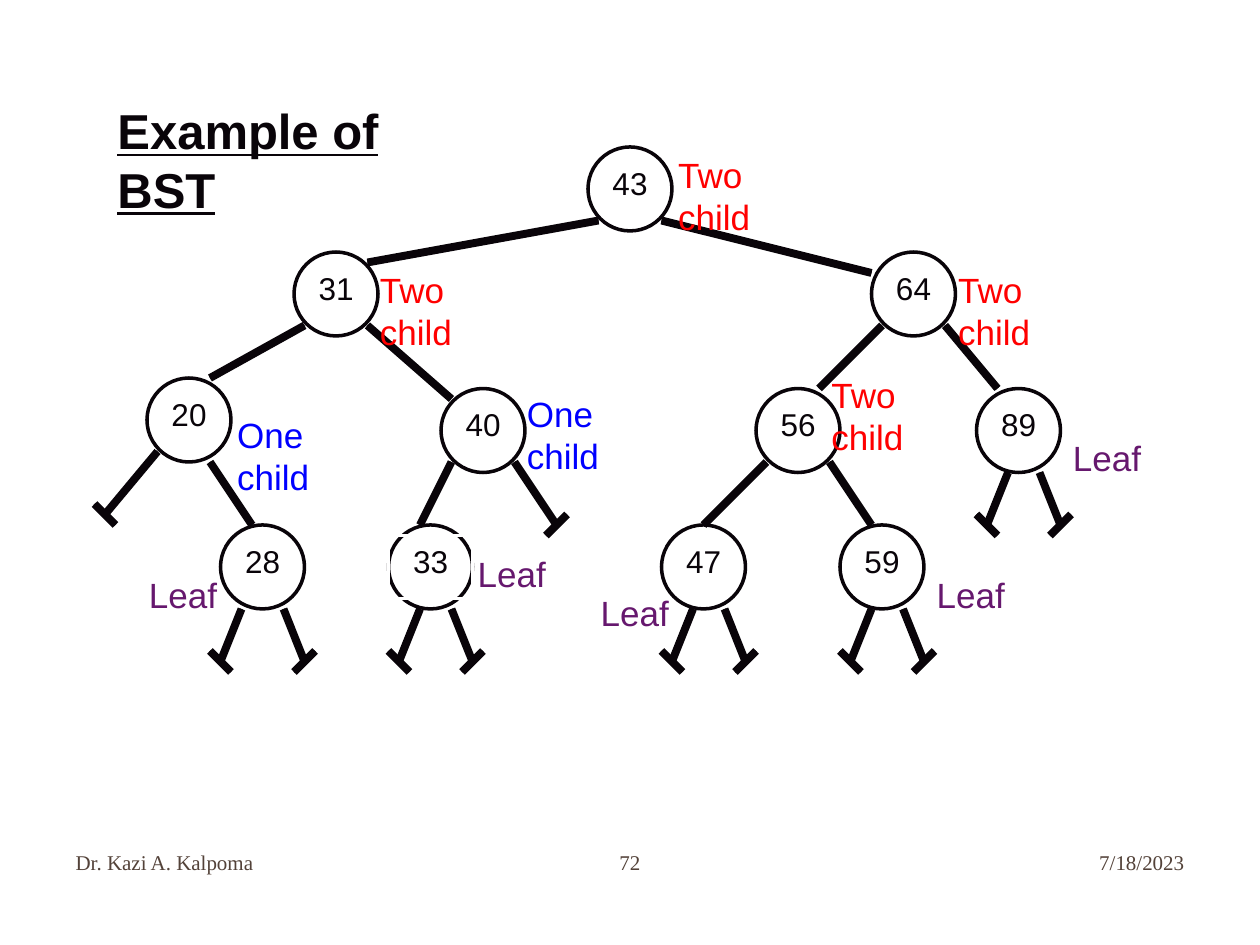
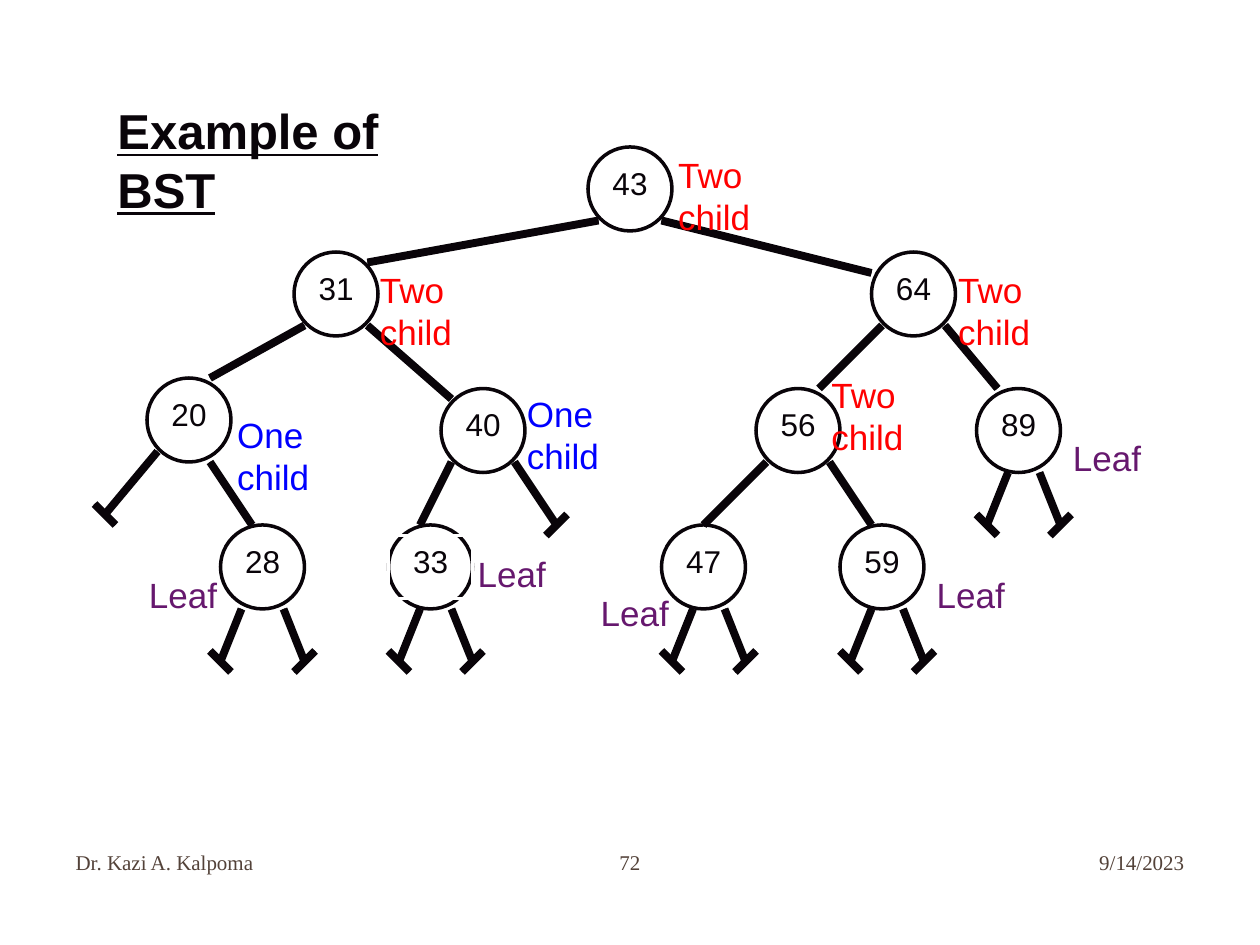
Before and after one commit to alaminbhuyan/DSA-In-Python, a slide deck: slide 72 of Tree Data Structure/PDF/Tree.pptx. Drawn at 1260x945 pixels with LibreOffice and Linux fonts; fonts in the diff are those of the drawing; background and template pictures are left out. Boxes give left, top, right and bottom in pixels: in the first picture for what was removed or moved away, otherwise in the second. Text is boxed around its words. In the diff, an @@ line names an element or a change of style, - is before the commit and + after.

```diff
--- a/Tree Data Structure/PDF/Tree.pptx
+++ b/Tree Data Structure/PDF/Tree.pptx
@@ text at (1099, 856, 1184, 870): text changed @@
-7/18/2023
+9/14/2023
```
Also in this commit, not shown: 5 other slides changed, 1 slide added.
